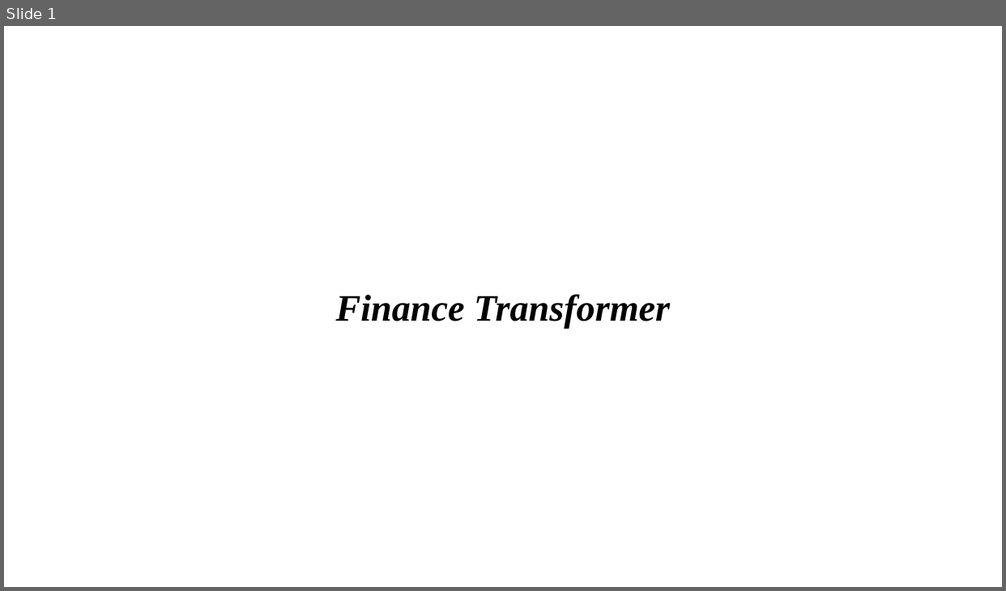
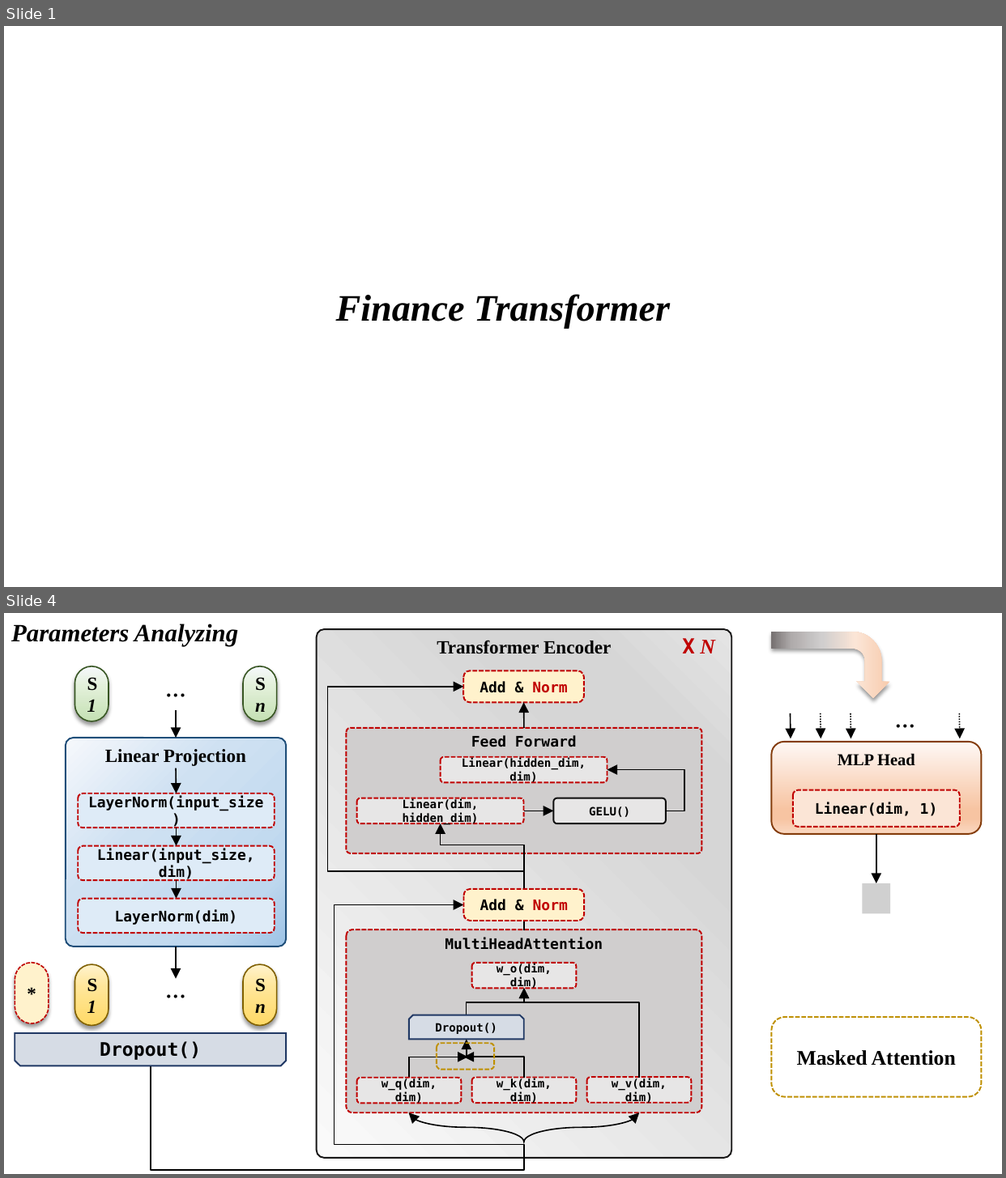
Before and after one commit to KarryRen/Karry-Studies-AI, a slide deck: Images/images.pptx. Shown one above the other, each under a label of ours: slide 1 before the commit, slides 1 and 4 after it; the slides between them are not shown. The pictures are 1006x591 and 1006x1178 pixels, drawn with LibreOffice and Linux fonts; fonts in the diff are those of the drawing; grey boxes stand for pictures. Boxes give left, top, right and bottom in pixels: in the first picture for what was removed or moved away, otherwise in the second. Text is boxed around its words. In the diff, an @@ line names an element or a change of style, - is before the commit and + after.

```diff
--- a/Images/images.pptx
+++ b/Images/images.pptx
@@ slide 4 added at box(4, 613, 1002, 1174), background #FFFFFF @@
@@ text added at box(11, 624, 238, 646), 24 pt, text #000000, bold, italic @@
+Parameters Analyzing
@@ bent arrow added at box(772, 632, 890, 698), fill gradient #F8CBAD to #FBE5D6 to #D0CECE to #AFABAB to #767171 @@
@@ group added at box(316, 629, 731, 1159): 12 rounded rectangles, 8 elbow arrows, 3 arrows, 2 texts, 1 right brace, 1 snip same rect @@
+Transformer Encoder
+MultiHeadAttention
+w_k(dim, dim)
+w_v(dim, dim)
+w_o(dim, dim)
+w_q(dim, dim)
+Dropout()
+Feed Forward
+Add & Norm
+Linear(dim, hidden_dim)
+GELU()
+Linear(hidden_dim, dim)
+Add & Norm
+X N
@@ text added at box(850, 709, 960, 742), 20 pt, text #000000, bold @@
+···
@@ arrow added from (790, 713) to (791, 739), #000000 1.25 pt @@
@@ arrow added from (820, 713) to (820, 739), #000000 1.25 pt dashed @@
@@ arrow added from (850, 713) to (851, 739), #000000 1.25 pt dashed @@
@@ arrow added from (959, 713) to (960, 739), #000000 1.25 pt dashed @@
@@ rounded rectangle added at box(771, 742, 981, 834), fill gradient #FEF8F5 to #F7C5A2 to #FAD8C1, outline #843C0B 1.5 pt, 16 pt, text #000000, bold @@
+MLP Head
@@ rounded rectangle added at box(793, 790, 960, 827), fill #FBE5D6, outline #C00000 1.5 pt dashed, 14 pt, text #000000, bold @@
+Linear(dim, 1)
@@ arrow added from (876, 834) to (876, 884), #000000 1.25 pt @@
@@ picture added at box(863, 884, 891, 914) @@
@@ group added at box(15, 666, 286, 1067): 9 rounded rectangles, 5 arrows, 3 texts, 1 snip same rect @@
+Dropout()
+Linear Projection
+LayerNorm(input_size)
+Linear(input_size, dim)
+S
+1
+S
+n
+···
+S
+1
+S
+n
+···
+LayerNorm(dim)
+*
@@ rounded rectangle added at box(771, 1017, 981, 1097), outline #BF9000 1.5 pt dashed, 20 pt, text #000000, bold @@
+Masked Attention
@@ rounded rectangle added at box(437, 1043, 494, 1070), outline #BF9000 1.5 pt dashed @@
@@ elbow arrow added from (151, 1064) to (524, 1113), #000000 1.25 pt @@
```
Also in this commit, not shown: 2 slides changed, 1 other slide added, 7 other files.
